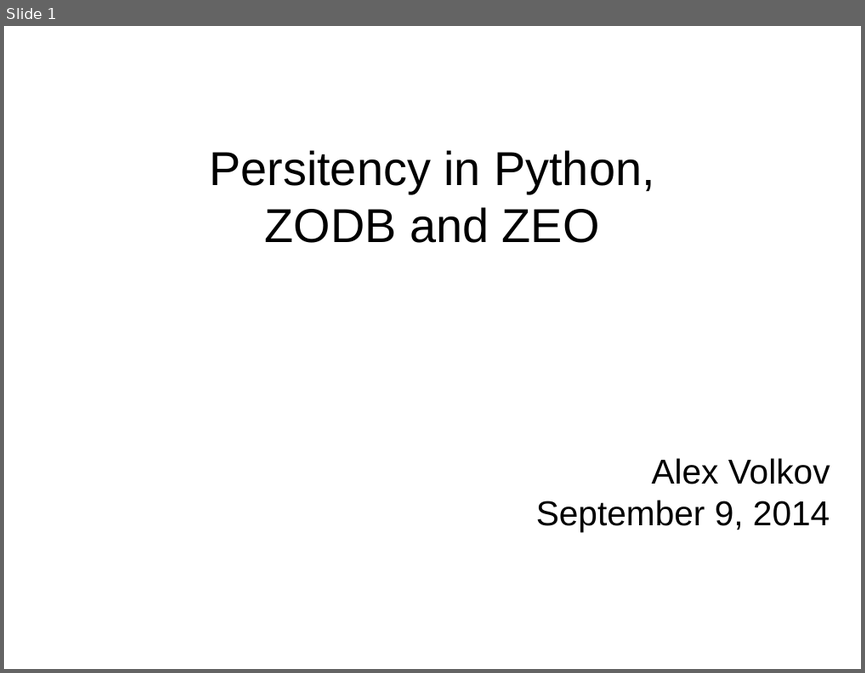
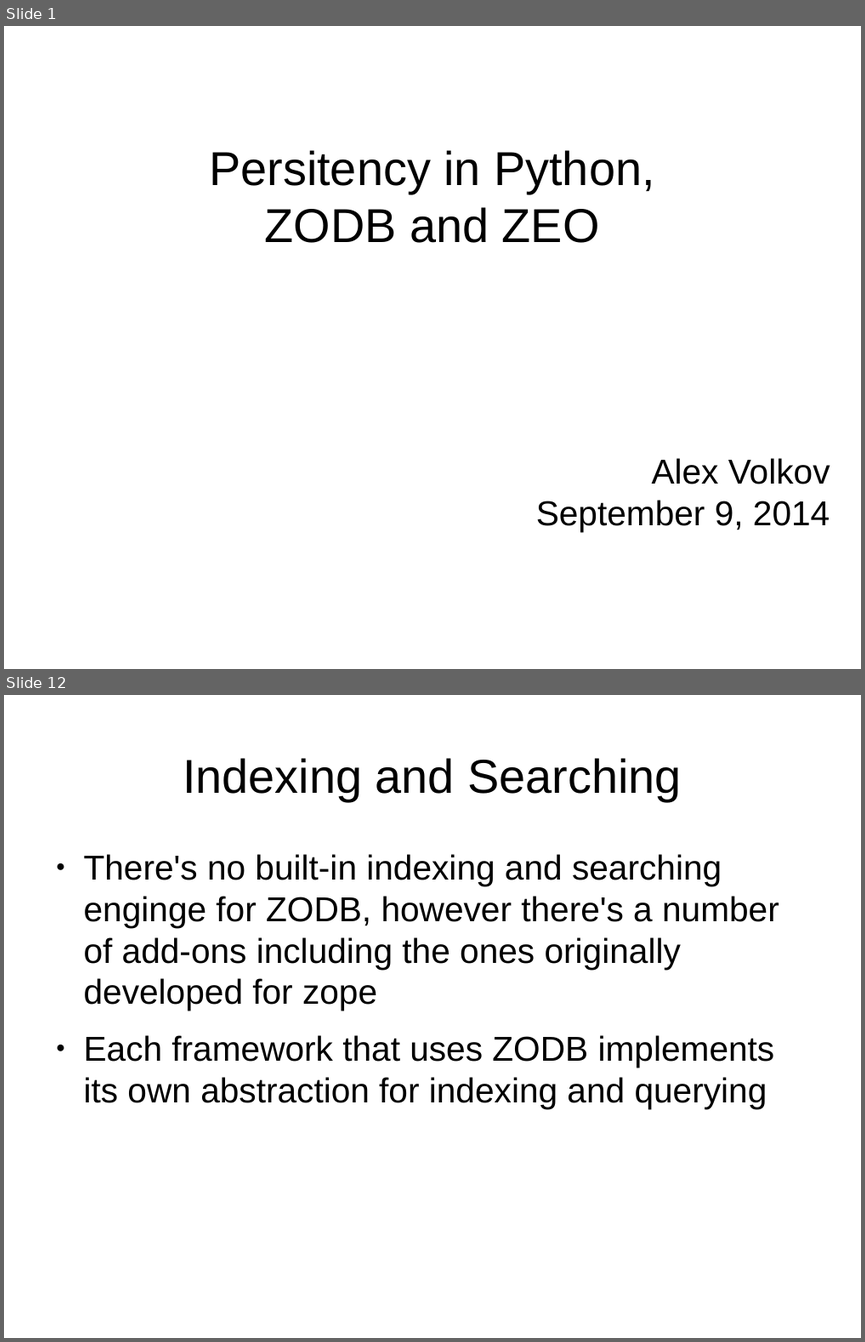
Before and after one commit to avolkov/ZODB-talk, a slide deck: media/presentation.odp. Shown one above the other, each under a label of ours: slide 1 before the commit, slides 1 and 12 after it; the slides between them are not shown. The pictures are 865x673 and 865x1342 pixels, drawn with LibreOffice and Linux fonts; fonts in the diff are those of the drawing. Boxes give left, top, right and bottom in pixels: in the first picture for what was removed or moved away, otherwise in the second. Text is boxed around its words. In the diff, an @@ line names an element or a change of style, - is before the commit and + after.

```diff
--- a/media/presentation.odp
+++ b/media/presentation.odp
@@ slide 12 added at (4,695,861,1338), background #FFFFFF @@
@@ title added at (182,758,681,801), 44 pt, text #000000 @@
+Indexing and Searching
@@ text added at (84,854,779,1109), 32 pt, text #000000 @@
+● There's no built-in indexing and searching enginge for ZODB, however there's a number of add-ons including the ones originally developed for zope
+● Each framework that uses ZODB implements its own abstraction for indexing and querying
```
Also in this commit, not shown: 16 other slides added, 2 other files.
